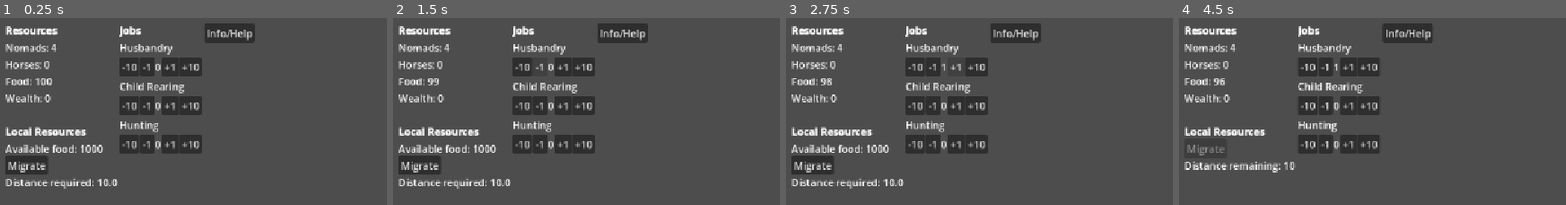
Above: before the commit, frames 1-4 (left to right).
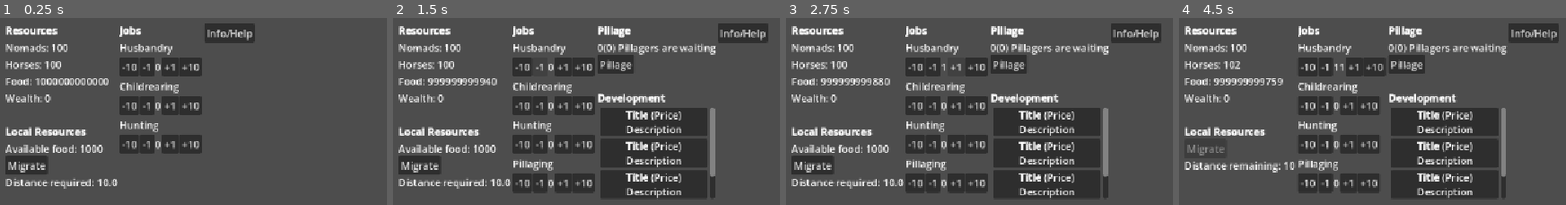
Above: after the commit, the same moments.

Repository: huckmon/mini-jam-205-horses
Game: Godot game, scene res://Scenes/game_scene.tscn
Two runs of this game, one before a commit and one after it. Both use one fixed random seed, a clock stepped at 60 frames per second and the inputs below.
Inputs (mouse positions are in pixels of both pictures, inside the frame that each line leads up to):
- Up to frame 1 (0.25 s): no input
- Up to frame 2 (1.5 s): click "-10" at 0.5 s; click "-1" at 1.25 s
- Up to frame 3 (2.75 s): click "+1" at 2 s
- Up to frame 4 (4.5 s): click "+10" at 2.75 s; click (1407, 64) at 3.5 s, where only the run after the commit has a clickable "Pillage"; click "Migrate" at 4.25 s

The runs differ from the first frame. In frame 1, 1.0% of the frame differs, in the area x 11-48%, y 13-41%; in frame 2, 20%; in frame 3, 20%; in frame 4, 20%, in the area x 10-99%, y 2-97%.

Commit message:
Pillage system complete
- pillage system functional

Diff:
--- a/Resources/gamedata.tres
+++ b/Resources/gamedata.tres
@@ -4,4 +4,7 @@
 
 [resource]
 script = ExtResource("1_ndn70")
+nomad_count = 100.0
+horse_count = 100.0
+food_count = 1000000000000.0
 metadata/_custom_type_script = "uid://cuwe7h2mhct4g"
--- a/Scenes/col_2_v_box_container.tscn
+++ b/Scenes/col_2_v_box_container.tscn
@@ -1,8 +1,8 @@
 [gd_scene format=3 uid="uid://rvtrrs7ccuto"]
 
 [ext_resource type="Script" uid="uid://c66nwk7silo3l" path="res://Scripts/col_2_v_box_container.gd" id="1_pfwx5"]
-[ext_resource type="PackedScene" uid="uid://o7nes6dcej83" path="res://Scenes/prefab/base_job_h_box_container_component.tscn" id="1_vk5i7"]
 [ext_resource type="Resource" uid="uid://ox7rhenr6wdv" path="res://Resources/gamedata.tres" id="2_x7cha"]
+[ext_resource type="PackedScene" uid="uid://cvyx0lbujqmp2" path="res://Scenes/prefab/base_job_v_box_container.tscn" id="3_x7cha"]
 
 [node name="col_2_VBoxContainer" type="VBoxContainer" unique_id=607190770]
 script = ExtResource("1_pfwx5")
@@ -14,67 +14,59 @@
 text = "[b]Jobs[/b]"
 fit_content = true
 
-[node name="Label" type="Label" parent="." unique_id=502942476]
+[node name="HusbandryJobVBoxContainer" parent="." unique_id=1272703202 instance=ExtResource("3_x7cha")]
 layout_mode = 2
+
+[node name="job_label" parent="HusbandryJobVBoxContainer" index="0" unique_id=350415923]
 text = "Husbandry"
 
-[node name="husbandryHBoxContainerComponent" parent="." unique_id=480447583 instance=ExtResource("1_vk5i7")]
+[node name="childrearingJobVBoxContainer" parent="." unique_id=50359964 instance=ExtResource("3_x7cha")]
 layout_mode = 2
 
-[node name="Label2" type="Label" parent="." unique_id=97361257]
-layout_mode = 2
-text = "Child Rearing"
+[node name="job_label" parent="childrearingJobVBoxContainer" index="0" unique_id=350415923]
+text = "Childrearing"
 
-[node name="childrearingHBoxContainerComponent" parent="." unique_id=1057903226 instance=ExtResource("1_vk5i7")]
+[node name="huntingJobVBoxContainer" parent="." unique_id=520190639 instance=ExtResource("3_x7cha")]
 layout_mode = 2
 
-[node name="hunting" type="Label" parent="." unique_id=917069437]
-layout_mode = 2
+[node name="job_label" parent="huntingJobVBoxContainer" index="0" unique_id=350415923]
 text = "Hunting"
 
-[node name="huntingHBoxContainerComponent" parent="." unique_id=1937738059 instance=ExtResource("1_vk5i7")]
+[node name="pillagingJobVBoxContainer" parent="." unique_id=695017986 instance=ExtResource("3_x7cha")]
 layout_mode = 2
 
-[node name="Label4" type="Label" parent="." unique_id=230779289]
-visible = false
-layout_mode = 2
+[node name="job_label" parent="pillagingJobVBoxContainer" index="0" unique_id=350415923]
 text = "Pillaging"
 
-[node name="pillagingHBoxContainerComponent" parent="." unique_id=183650669 instance=ExtResource("1_vk5i7")]
+[node name="cullingJobVBoxContainer" parent="." unique_id=1822874909 instance=ExtResource("3_x7cha")]
 visible = false
 layout_mode = 2
 
-[node name="Label3" type="Label" parent="." unique_id=666131192]
-visible = false
-layout_mode = 2
+[node name="job_label" parent="cullingJobVBoxContainer" index="0" unique_id=350415923]
 text = "Culling"
-
-[node name="cullingHBoxContainerComponent" parent="." unique_id=307230184 instance=ExtResource("1_vk5i7")]
-visible = false
-layout_mode = 2
 
 [node name="blank_space" type="Label" parent="." unique_id=2064399575]
 layout_mode = 2
 
-[connection signal="pressed" from="husbandryHBoxContainerComponent/neg_10" to="." method="_husbandry_on_neg_10_pressed"]
-[connection signal="pressed" from="husbandryHBoxContainerComponent/neg_1" to="." method="_husbandry_on_neg_1_pressed"]
-[connection signal="pressed" from="husbandryHBoxContainerComponent/pos_1" to="." method="_husbandry_on_pos_1_pressed"]
-[connection signal="pressed" from="husbandryHBoxContainerComponent/pos_10" to="." method="_husbandry_on_pos_10_pressed"]
-[connection signal="pressed" from="childrearingHBoxContainerComponent/neg_10" to="." method="_childrearing_on_neg_10_pressed"]
-[connection signal="pressed" from="childrearingHBoxContainerComponent/neg_1" to="." method="_childrearing_on_neg_1_pressed"]
-[connection signal="pressed" from="childrearingHBoxContainerComponent/pos_1" to="." method="_childrearing_on_pos_1_pressed"]
-[connection signal="pressed" from="childrearingHBoxContainerComponent/pos_10" to="." method="_childrearing_on_pos_10_pressed"]
-[connection signal="pressed" from="huntingHBoxContainerComponent/neg_10" to="." method="_hunting_on_neg_10_pressed"]
-[connection signal="pressed" from="huntingHBoxContainerComponent/neg_1" to="." method="_hunting_on_neg_1_pressed"]
-[connection signal="pressed" from="huntingHBoxContainerComponent/pos_1" to="." method="_hunting_on_pos_1_pressed"]
-[connection signal="pressed" from="huntingHBoxContainerComponent/pos_10" to="." method="_hunting_on_pos_10_pressed"]
-[connection signal="pressed" from="pillagingHBoxContainerComponent/neg_10" to="." method="_pillaging_on_neg_10_pressed"]
-[connection signal="pressed" from="pillagingHBoxContainerComponent/neg_1" to="." method="_pillaging_on_neg_1_pressed"]
-[connection signal="pressed" from="pillagingHBoxContainerComponent/pos_1" to="." method="_pillaging_on_pos_1_pressed"]
-[connection signal="pressed" from="pillagingHBoxContainerComponent/pos_10" to="." method="_pillaging_on_pos_10_pressed"]
+[connection signal="pressed" from="HusbandryJobVBoxContainer/HBoxContainer/neg_10" to="." method="_husbandry_on_neg_10_pressed"]
+[connection signal="pressed" from="HusbandryJobVBoxContainer/HBoxContainer/neg_1" to="." method="_husbandry_on_neg_1_pressed"]
+[connection signal="pressed" from="HusbandryJobVBoxContainer/HBoxContainer/pos_1" to="." method="_husbandry_on_pos_1_pressed"]
+[connection signal="pressed" from="HusbandryJobVBoxContainer/HBoxContainer/pos_10" to="." method="_husbandry_on_pos_10_pressed"]
+[connection signal="pressed" from="childrearingJobVBoxContainer/HBoxContainer/neg_10" to="." method="_childrearing_on_neg_10_pressed"]
+[connection signal="pressed" from="childrearingJobVBoxContainer/HBoxContainer/neg_1" to="." method="_childrearing_on_neg_1_pressed"]
+[connection signal="pressed" from="childrearingJobVBoxContainer/HBoxContainer/pos_1" to="." method="_childrearing_on_pos_1_pressed"]
+[connection signal="pressed" from="childrearingJobVBoxContainer/HBoxContainer/pos_10" to="." method="_childrearing_on_pos_10_pressed"]
+[connection signal="pressed" from="huntingJobVBoxContainer/HBoxContainer/neg_10" to="." method="_hunting_on_neg_10_pressed"]
+[connection signal="pressed" from="huntingJobVBoxContainer/HBoxContainer/neg_1" to="." method="_hunting_on_neg_1_pressed"]
+[connection signal="pressed" from="huntingJobVBoxContainer/HBoxContainer/pos_1" to="." method="_hunting_on_pos_1_pressed"]
+[connection signal="pressed" from="huntingJobVBoxContainer/HBoxContainer/pos_10" to="." method="_hunting_on_pos_10_pressed"]
+[connection signal="pressed" from="pillagingJobVBoxContainer/HBoxContainer/neg_10" to="." method="_pillaging_on_neg_10_pressed"]
+[connection signal="pressed" from="pillagingJobVBoxContainer/HBoxContainer/neg_1" to="." method="_pillaging_on_neg_1_pressed"]
+[connection signal="pressed" from="pillagingJobVBoxContainer/HBoxContainer/pos_1" to="." method="_pillaging_on_pos_1_pressed"]
+[connection signal="pressed" from="pillagingJobVBoxContainer/HBoxContainer/pos_10" to="." method="_pillaging_on_pos_10_pressed"]
 
-[editable path="husbandryHBoxContainerComponent"]
-[editable path="childrearingHBoxContainerComponent"]
-[editable path="huntingHBoxContainerComponent"]
-[editable path="pillagingHBoxContainerComponent"]
-[editable path="cullingHBoxContainerComponent"]
+[editable path="HusbandryJobVBoxContainer"]
+[editable path="childrearingJobVBoxContainer"]
+[editable path="huntingJobVBoxContainer"]
+[editable path="pillagingJobVBoxContainer"]
+[editable path="cullingJobVBoxContainer"]
--- a/Scenes/col_3_v_box_container.tscn
+++ b/Scenes/col_3_v_box_container.tscn
@@ -5,7 +5,6 @@
 [ext_resource type="Resource" uid="uid://ox7rhenr6wdv" path="res://Resources/gamedata.tres" id="2_2fsw4"]
 
 [node name="col_3_VBoxContainer" type="VBoxContainer" unique_id=1965166724]
-visible = false
 offset_right = 40.0
 offset_bottom = 40.0
 script = ExtResource("1_2ievk")
@@ -18,14 +17,14 @@
 fit_content = true
 autowrap_mode = 0
 
-[node name="HBoxContainer" type="HBoxContainer" parent="." unique_id=501673892]
+[node name="pillagers_waiting" type="HBoxContainer" parent="." unique_id=501673892]
 layout_mode = 2
 
-[node name="waiting_value" type="Label" parent="HBoxContainer" unique_id=1946336215]
+[node name="waiting_value" type="Label" parent="pillagers_waiting" unique_id=1946336215]
 layout_mode = 2
 text = "temp"
 
-[node name="waiting_label" type="Label" parent="HBoxContainer" unique_id=1389804019]
+[node name="waiting_label" type="Label" parent="pillagers_waiting" unique_id=1389804019]
 layout_mode = 2
 text = "Pillagers are waiting"
 
@@ -40,6 +39,27 @@
 layout_mode = 2
 text = "Pillagers are out"
 
+[node name="waitingHBoxContainer" type="HBoxContainer" parent="." unique_id=1069472750]
+layout_mode = 2
+
+[node name="Label" type="Label" parent="waitingHBoxContainer" unique_id=1260485509]
+layout_mode = 2
+text = "Waiting"
+
+[node name="dot0" type="Label" parent="waitingHBoxContainer" unique_id=2145331449]
+layout_mode = 2
+text = "."
+
+[node name="dot1" type="Label" parent="waitingHBoxContainer" unique_id=745825801]
+layout_mode = 2
+text = "."
+
+[node name="dot2" type="Label" parent="waitingHBoxContainer" unique_id=453425370]
+layout_mode = 2
+text = "."
+
+[node name="waiting_timer" type="Timer" parent="waitingHBoxContainer" unique_id=1252466368]
+
 [node name="pillage" type="Label" parent="." unique_id=82074257]
 layout_mode = 2
 
@@ -53,6 +73,9 @@
 offset_bottom = 15.5
 grow_vertical = 2
 text = "Pillage"
+
+[node name="pillage_timer" type="Timer" parent="pillage" unique_id=2101076730]
+wait_time = 0.5
 
 [node name="blankspace" type="Label" parent="." unique_id=1448995290]
 layout_mode = 2
@@ -103,6 +126,10 @@
 [node name="Label2" type="Label" parent="MarginContainer/scrollmarginwindow" unique_id=1535379281]
 layout_mode = 2
 
+[connection signal="timeout" from="waitingHBoxContainer/waiting_timer" to="." method="_on_waiting_timer_timeout"]
+[connection signal="pressed" from="pillage/pillage_button" to="." method="_on_pillage_button_pressed"]
+[connection signal="timeout" from="pillage/pillage_timer" to="." method="_on_pillage_timer_timeout"]
+
 [editable path="MarginContainer/ScrollContainer/VBoxContainer/developmentitemMarginContainer"]
 [editable path="MarginContainer/ScrollContainer/VBoxContainer/developmentitemMarginContainer2"]
 [editable path="MarginContainer/ScrollContainer/VBoxContainer/developmentitemMarginContainer3"]
--- a/Scenes/game_scene.tscn
+++ b/Scenes/game_scene.tscn
@@ -52,12 +52,14 @@
 [connection signal="timeout" from="globalGameTick" to="HBoxContainer/col_1_VBoxContainer" method="_on_global_game_tick_timeout"]
 [connection signal="timeout" from="globalGameTick" to="HBoxContainer/col_2_VBoxContainer" method="_on_global_game_tick_timeout"]
 [connection signal="timeout" from="globalGameTick" to="HBoxContainer/col_3_VBoxContainer" method="_on_global_game_tick_timeout"]
+[connection signal="first_time_10_horses" from="HBoxContainer/col_1_VBoxContainer" to="." method="_on_col_1_v_box_container_first_time_10_horses"]
+[connection signal="first_time_10_horses" from="HBoxContainer/col_1_VBoxContainer" to="HBoxContainer/col_2_VBoxContainer" method="_on_col_1_v_box_container_first_time_10_horses"]
 [connection signal="pressed" from="HBoxContainer/VBoxContainer/Label/info_button" to="." method="_on_info_button_pressed"]
 
 [editable path="HBoxContainer/col_1_VBoxContainer"]
 [editable path="HBoxContainer/col_2_VBoxContainer"]
-[editable path="HBoxContainer/col_2_VBoxContainer/husbandryHBoxContainerComponent"]
-[editable path="HBoxContainer/col_2_VBoxContainer/childrearingHBoxContainerComponent"]
-[editable path="HBoxContainer/col_2_VBoxContainer/huntingHBoxContainerComponent"]
-[editable path="HBoxContainer/col_2_VBoxContainer/pillagingHBoxContainerComponent"]
-[editable path="HBoxContainer/col_2_VBoxContainer/cullingHBoxContainerComponent"]
+[editable path="HBoxContainer/col_2_VBoxContainer/HusbandryJobVBoxContainer"]
+[editable path="HBoxContainer/col_2_VBoxContainer/childrearingJobVBoxContainer"]
+[editable path="HBoxContainer/col_2_VBoxContainer/huntingJobVBoxContainer"]
+[editable path="HBoxContainer/col_2_VBoxContainer/pillagingJobVBoxContainer"]
+[editable path="HBoxContainer/col_2_VBoxContainer/cullingJobVBoxContainer"]
--- a/Scenes/info_screen.tscn
+++ b/Scenes/info_screen.tscn
@@ -116,15 +116,16 @@
  "
 fit_content = true
 
-[node name="pillaging - WIP" type="RichTextLabel" parent="ScrollContainer/VBoxContainer" unique_id=412580525]
-visible = false
+[node name="pillaging" type="RichTextLabel" parent="ScrollContainer/VBoxContainer" unique_id=412580525]
 layout_mode = 2
 theme_override_constants/outline_size = 4
 bbcode_enabled = true
+text = "[b]Pillaging[/b]
+Pillaging is an activity to acquire wealth.
+Assigned pillagers will also need horses to pillage with the total pillagers shown as [code]assigned pillagers(ready pillagers)[/code]"
 fit_content = true
 
 [node name="development" type="RichTextLabel" parent="ScrollContainer/VBoxContainer" unique_id=2083965255]
-visible = false
 layout_mode = 2
 theme_override_constants/outline_size = 4
 bbcode_enabled = true
--- /dev/null
+++ b/Scenes/prefab/base_job_v_box_container.tscn
@@ -0,0 +1,33 @@
+[gd_scene format=3 uid="uid://cvyx0lbujqmp2"]
+
+[node name="baseJobVBoxContainer" type="VBoxContainer" unique_id=1272703202]
+offset_right = 40.0
+offset_bottom = 40.0
+
+[node name="job_label" type="Label" parent="." unique_id=350415923]
+layout_mode = 2
+text = "Job"
+
+[node name="HBoxContainer" type="HBoxContainer" parent="." unique_id=1663086678]
+layout_mode = 2
+theme_override_constants/separation = 1
+
+[node name="neg_10" type="Button" parent="HBoxContainer" unique_id=837668470]
+layout_mode = 2
+text = "-10"
+
+[node name="neg_1" type="Button" parent="HBoxContainer" unique_id=80839149]
+layout_mode = 2
+text = "-1"
+
+[node name="value" type="Label" parent="HBoxContainer" unique_id=2024709791]
+layout_mode = 2
+text = "No."
+
+[node name="pos_1" type="Button" parent="HBoxContainer" unique_id=173658073]
+layout_mode = 2
+text = "+1"
+
+[node name="pos_10" type="Button" parent="HBoxContainer" unique_id=19699067]
+layout_mode = 2
+text = "+10"
--- a/Scripts/col_1_v_box_container.gd
+++ b/Scripts/col_1_v_box_container.gd
@@ -1,4 +1,6 @@
 extends VBoxContainer
+
+signal first_time_10_horses
 
 @export var gamedata : GameData
 
@@ -28,7 +30,6 @@
 	if not gamedata.travelling:
 		return
 
-
 func update_values() -> void:
 	nomad_count.text = str(int(floorf(gamedata.nomad_count)))
 	horse_count.text = str(int(floorf(gamedata.horse_count)))
@@ -52,6 +53,10 @@
 	elif gamedata.not_starving == 0:
 		gamedata.not_starving = 1
 		$starving.visible = false
+	if not gamedata.first_time_10_horses_aquired:
+		if floorf(gamedata.horse_count) > 9:
+			gamedata.first_time_10_horses_aquired = true
+			first_time_10_horses.emit()
 
 func starvation():
 	# NOTE: Add starving notification
--- a/Scripts/col_2_v_box_container.gd
+++ b/Scripts/col_2_v_box_container.gd
@@ -3,12 +3,15 @@
 @export var gamedata : GameData
 
 # value ui elements
-@onready var husbandry_value = $husbandryHBoxContainerComponent/value
-@onready var childrearing_value = $childrearingHBoxContainerComponent/value
-@onready var hunting_value = $huntingHBoxContainerComponent/value
-@onready var pillaging_value = $pillagingHBoxContainerComponent/value
+@onready var husbandry_value = $HusbandryJobVBoxContainer/HBoxContainer/value
+@onready var childrearing_value = $childrearingJobVBoxContainer/HBoxContainer/value
+@onready var hunting_value = $huntingJobVBoxContainer/HBoxContainer/value
+@onready var pillaging_value = $pillagingJobVBoxContainer/HBoxContainer/value
 
 var total_jobs: float
+
+func _ready() -> void:
+	$pillagingJobVBoxContainer.visible = false
 
 func _physics_process(_delta: float) -> void:
 	update_values()
@@ -31,6 +34,9 @@
 func get_total_job_count(a: int = 0):
 	total_jobs = float(gamedata.husbandry_workers + gamedata.childrearing_workers + gamedata.hunting_workers + gamedata.pillaging_workers + a)
 	return total_jobs
+
+func _on_col_1_v_box_container_first_time_10_horses() -> void:
+	$pillagingJobVBoxContainer.visible = true
 
 #region Husbandry button signals
 func _husbandry_on_neg_10_pressed() -> void:
--- a/Scripts/col_3_v_box_container.gd
+++ b/Scripts/col_3_v_box_container.gd
@@ -2,7 +2,57 @@
 
 @export var gamedata : GameData
 
+@onready var pillagers_waiting_ui = $pillagers_waiting
+@onready var pillagers_out_ui = $pillagers_out
+
+@onready var pillage_timer = $pillage/pillage_timer
+@onready var waiting_ui = $waitingHBoxContainer
+
+var waiting_count: int = 3
+
+@onready var waiting_array: Array = [$waitingHBoxContainer/dot0, $waitingHBoxContainer/dot1, $waitingHBoxContainer/dot2]
+
+func _ready() -> void:
+	$pillagers_out.visible = false
+	waiting_ui.visible = false
+	self.visible = false
 
 func _on_global_game_tick_timeout() -> void:
-	# replace the pilalgers waiting - format is a(x) with a being the number of pillagers assigned and x being the number available based on number of horses
-	pass # Replace with function body.
+	update_values()
+
+func update_values():
+	gamedata.ready_pillagers = int(min(gamedata.pillaging_workers, gamedata.pillaging_workers*(gamedata.horse_count/gamedata.pillaging_workers)))
+	$pillagers_waiting/waiting_value.text = str(gamedata.pillaging_workers,"(",gamedata.ready_pillagers,")")
+
+func _on_pillage_button_pressed() -> void:
+	if gamedata.pillagers_out:
+		return
+	if gamedata.pillaging_workers < 1:
+		return
+	gamedata.sent_pillagers = gamedata.ready_pillagers
+	$pillagers_out/out_value.text = str(gamedata.sent_pillagers)
+	pillagers_out_ui.visible = true
+	pillagers_waiting_ui.visible = false
+	waiting_ui.visible = true
+	$waitingHBoxContainer/waiting_timer.start()
+	pillage_timer.start(gamedata.base_pillage_time / gamedata.pillaging_travel_rate)
+
+func _on_pillage_timer_timeout() -> void:
+	gamedata.pillagers_out = false
+	pillagers_out_ui.visible = false
+	pillagers_waiting_ui.visible = true
+	waiting_ui.visible = false
+	$waitingHBoxContainer/waiting_timer.stop()
+	gamedata.wealth_count += randf_range(gamedata.minimum_pillage_earning, ((gamedata.minimum_pillage_earning * gamedata.sent_pillagers) * gamedata.pillaging_worker_rate))
+
+func _on_waiting_timer_timeout() -> void:
+	print("timeout")
+	$waitingHBoxContainer/waiting_timer.start()
+	if waiting_count < 3:
+		waiting_array[waiting_count].visible = true
+		waiting_count += 1
+		return
+	waiting_array[0].visible = false
+	waiting_array[1].visible = false
+	waiting_array[2].visible = false
+	waiting_count = 0
--- a/Scripts/game_scene.gd
+++ b/Scripts/game_scene.gd
@@ -18,6 +18,7 @@
 	game_over_col.visible = false
 	info_screen.visible = false
 
+
 func _on_global_game_tick_timeout() -> void:
 	global_game_tick.start((1/gamedata.tick_rate))
 	if gamedata.game_state == 0:
@@ -26,3 +27,6 @@
 
 func _on_info_button_pressed() -> void:
 	info_screen.visible = true
+
+func _on_col_1_v_box_container_first_time_10_horses() -> void:
+	$HBoxContainer/col_3_VBoxContainer.visible = true
--- a/Scripts/gamedata.gd
+++ b/Scripts/gamedata.gd
@@ -15,6 +15,8 @@
 @export var starvation_rate: float = 0.03
 @export var minimum_number_to_starve: float = 0.5
 @export var base_travel_distance: float = 0.5
+@export var base_pillage_time: float = 30
+@export var minimum_pillage_earning: float = 10
 
 @export_category("Resources")
 @export var nomad_count: float = 4
@@ -33,7 +35,13 @@
 @export var husbandry_worker_rate: float = 1
 @export var childrearing_worker_rate: float = 1
 @export var hunting_worker_rate: float = 1
+
+@export_category("Pillaging stats")
 @export var pillaging_worker_rate: float = 1
+@export var pillaging_travel_rate: float = 1
+@export var ready_pillagers: int = 0
+@export var sent_pillagers: int = 0
+@export var pillagers_out: bool = false
 
 @export_category("Local resource values")
 @export var current_local_food_available: float = 1000
@@ -42,5 +50,8 @@
 @export var distance_multiplier: float = 1.5
 @export var travelling: bool = false
 
+@export_category("Game state values")
 @export var not_starving: int = 1
 @export var game_state: int = 1 # 1 is normal, 0 is game over
+@export var first_time_10_horses_aquired: bool = false
+@export var first_time_wealth_aquired: bool = false
Not shown, added: Builds/Web/index.apple-touch-icon.png.import
Not shown, added: Builds/Web/index.icon.png.import
Not shown, added: Builds/Web/index.png.import
